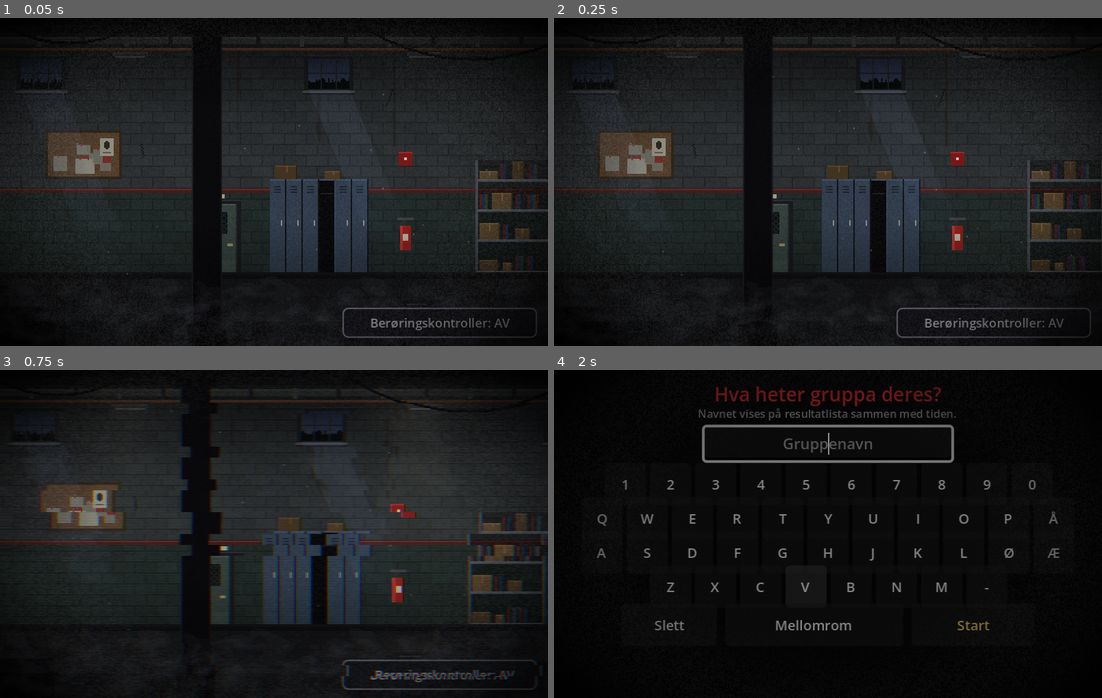
Above: before the commit, frames 1-4 (two rows, left to right).
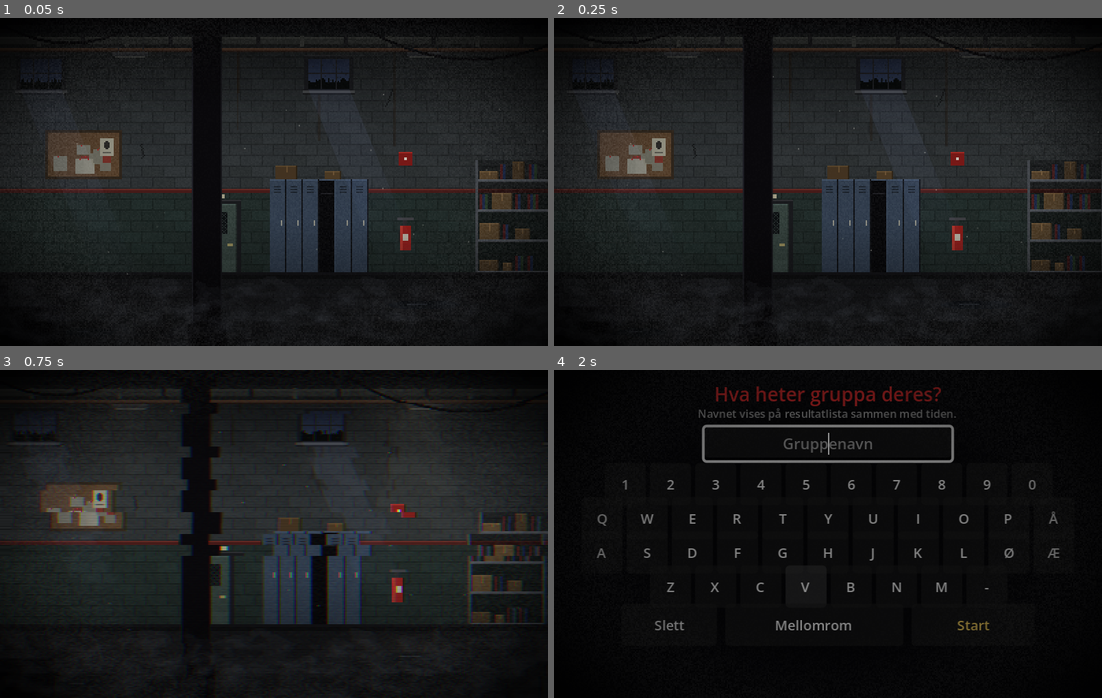
Above: after the commit, the same moments.

Repository: Halloween-prosjektet/rom-1
Game: Godot game, scene res://scenes/title.tscn
Same seed, same stepped clock (60 frames per second), same inputs: the game is played once before the commit and once after it.
Inputs (mouse positions are in pixels of both pictures, inside the frame that each line leads up to):
- Up to frame 1 (0.05 s): no input
- Up to frame 2 (0.25 s): no input
- Up to frame 3 (0.75 s): tap Enter at 0.5 s; move the mouse to (394, 517) at 0.52 s; hold Right (move_right) from 0.53 s (still down); hold E (interact) from 0.53 s (still down); click (394, 517) at 0.67 s
- Up to frame 4 (2 s): tap Space at 0.77, 1.07 s; release Right (move_right) at 1.25 s; release E (interact) at 1.25 s; drag from (718, 550) to (800, 599) at 1.27 s

The runs differ from the first frame. In frame 1, 0.6% of the frame differs, in the area x 62-98%, y 88-98%; in frame 2, 0.6%; in frame 3, 1.0%, in the area x 62-100%, y 88-98%; in frame 4, nothing differs.

Commit message:
Skjul av/på-knappen for berøringskontroller på tittelskjermen
Vi bruker tastatur. Knappen vises igjen med [display] touch_toggle=true.

Co-Authored-By: Claude Opus 5.5 <noreply@anthropic.com>

Diff:
--- a/config/defaults.cfg
+++ b/config/defaults.cfg
@@ -41,6 +41,8 @@
 fullscreen=true
 ; "auto" = vis berøringskontroller hvis berøringsskjerm finnes, "on", "off".
 touch_controls="off"
+; Av/på-knappen for berøringskontroller på tittelskjermen. Av: vi bruker tastatur.
+touch_toggle=false
 ; Vignett/korn-effekt over skjermen.
 screen_effects=true
 ; Tegn per sekund i dialogboksen.
--- a/scripts/scenes/title.gd
+++ b/scripts/scenes/title.gd
@@ -69,6 +69,8 @@
 	prompt.text = Text.t("press_start")
 	Sfx.play_loop("ambience_drone", -14.0)
 	Sfx.play_loop("hum", -26.0)
+	# Knappen vises bare hvis [display] touch_toggle=true (vi bruker tastatur).
+	touch_toggle.visible = bool(Config.get_value("display", "touch_toggle", false))
 	_style_toggle()
 	touch_toggle.pressed.connect(_on_touch_toggle)
 	_update_touch_toggle()
@@ -106,7 +108,7 @@
 	if _started or _time < INPUT_DELAY or not _is_press(event):
 		return
 	# Trykk på av/på-knappen skal ikke starte spillet.
-	if (event is InputEventScreenTouch or event is InputEventMouseButton) \
+	if touch_toggle.visible and (event is InputEventScreenTouch or event is InputEventMouseButton) \
 			and touch_toggle.get_global_rect().grow(4).has_point(event.position):
 		return
 	_start()
Not shown, changed: README.md
